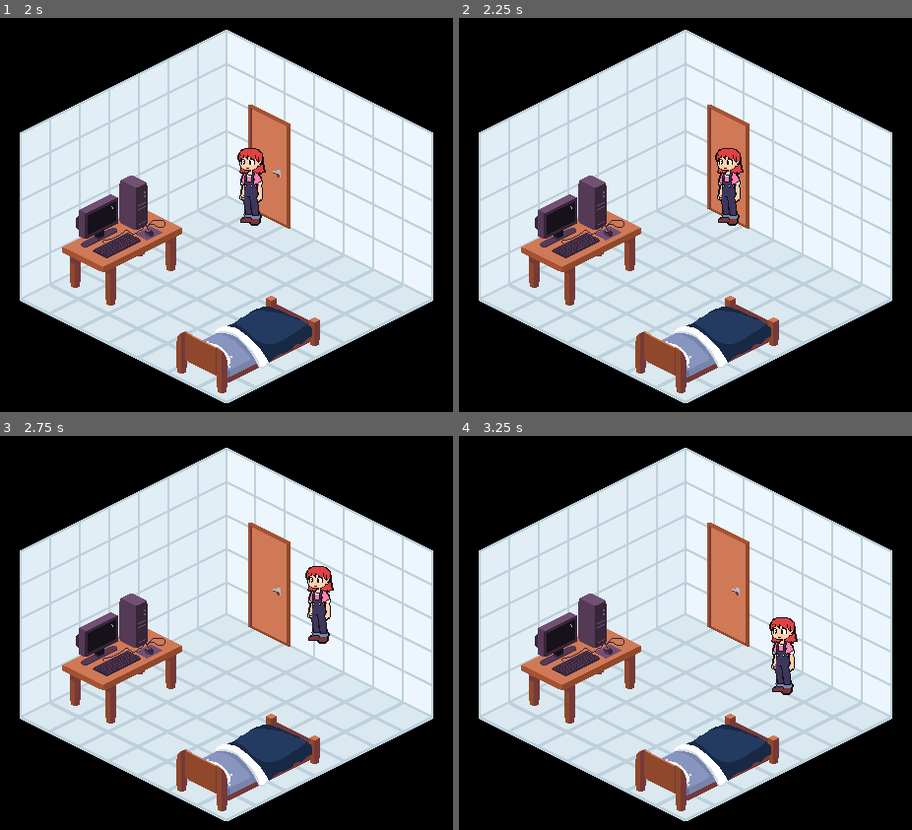
Above: before the commit, frames 1-4 (two rows, left to right).
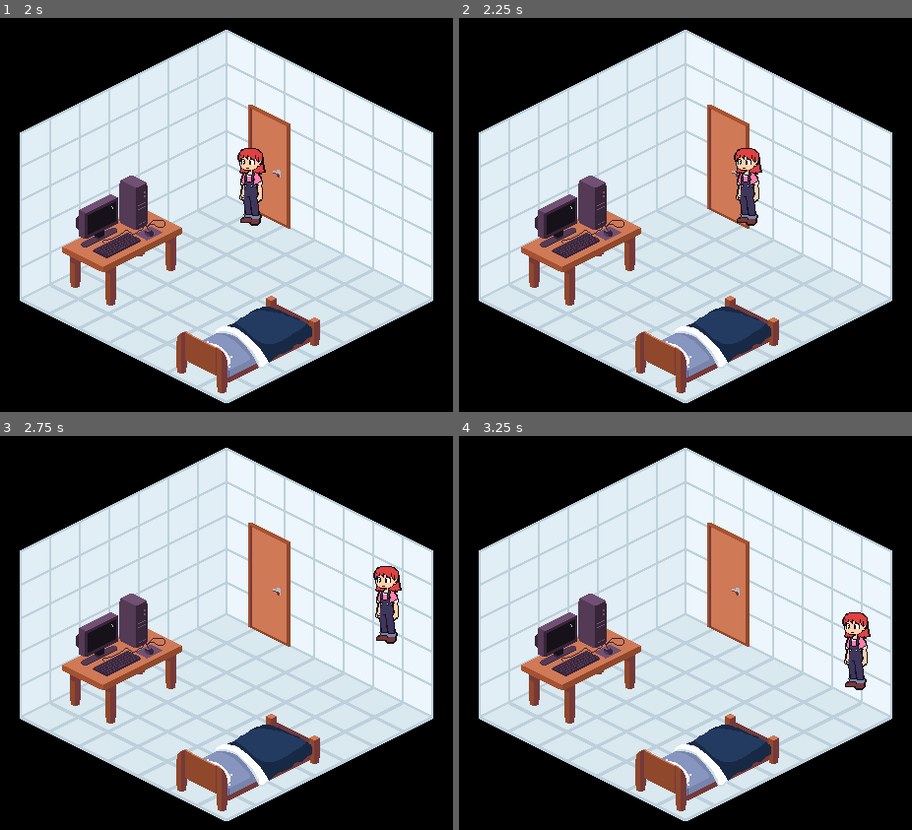
Above: after the commit, the same moments.

Repository: andcolatto/Repository-Santa-Merc-
Game: Godot game, scene res://Scenes/Menu.tscn
The game is run twice, just before and just after one commit, with the same random seed, the same clock (stepped at 60 frames per second) and the same inputs.
Inputs:
- Up to frame 1 (2 s): click "New Game" at 0.5 s; click "New Game" at 1.25 s
- Up to frame 2 (2.25 s): tap Enter at 2 s; hold Right (ui_right) from 2.03 s (still down); hold X (Run, bound only after the commit) from 2.03 s (still down)
- Up to frame 3 (2.75 s): keep holding Right (ui_right); keep holding X (Run, bound only after the commit)
- Up to frame 4 (3.25 s): release Right (ui_right) at 2.78 s; release X (Run, bound only after the commit) at 2.78 s; hold Down (ui_down) from 2.78 s (still down); tap Shift (Run, bound only before the commit) at 2.85 s

Frame 1 is identical in both runs. In frame 2, 1.6% of the frame differs, in the area x 56-67%, y 33-53%; in frame 3, 1.8%, in the area x 67-89%, y 33-53%; in frame 4, 1.8%.

Commit message:
X to run

Diff:
--- a/Santa Mercê/project/project.godot
+++ b/Santa Mercê/project/project.godot
@@ -116,9 +116,9 @@
 "meta_pressed": false,
 "pressed": false,
 "keycode": 0,
-"physical_keycode": 4194325,
+"physical_keycode": 88,
 "key_label": 0,
-"unicode": 0,
+"unicode": 120,
 "location": 0,
 "echo": false,
 "script": null
